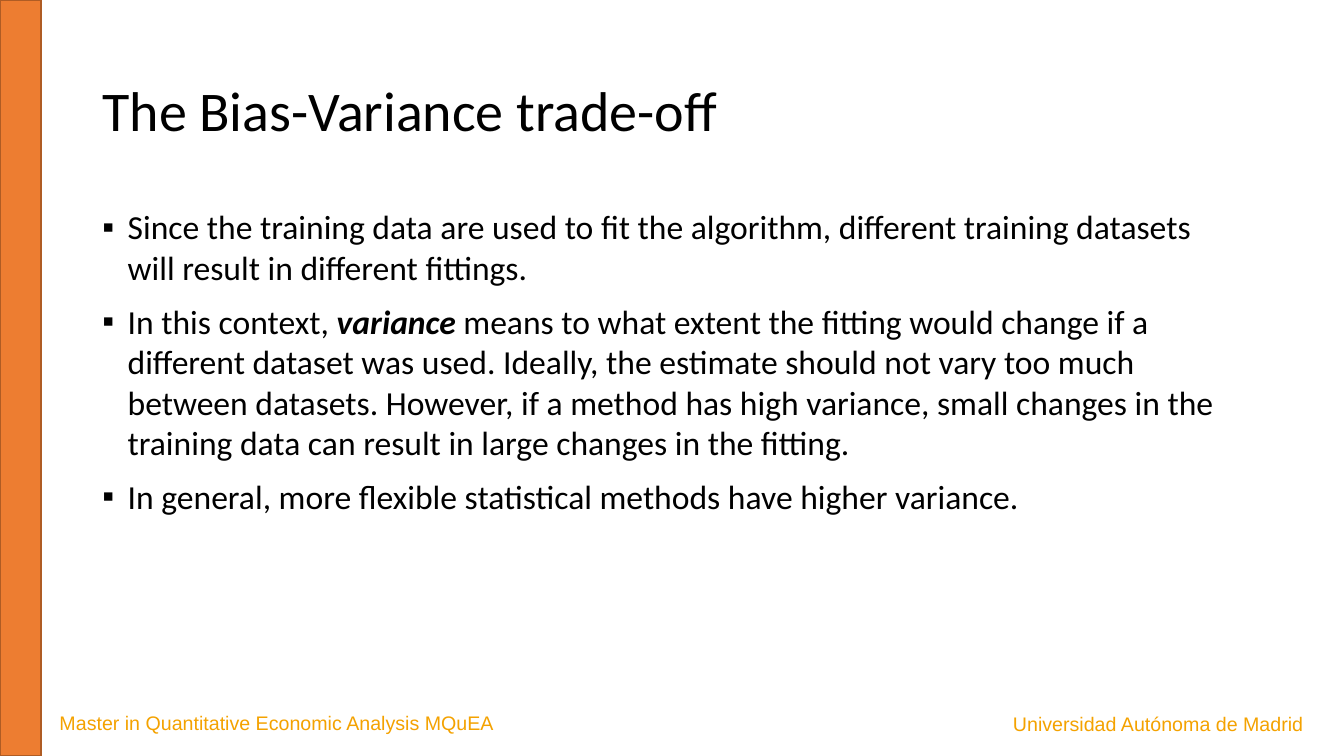
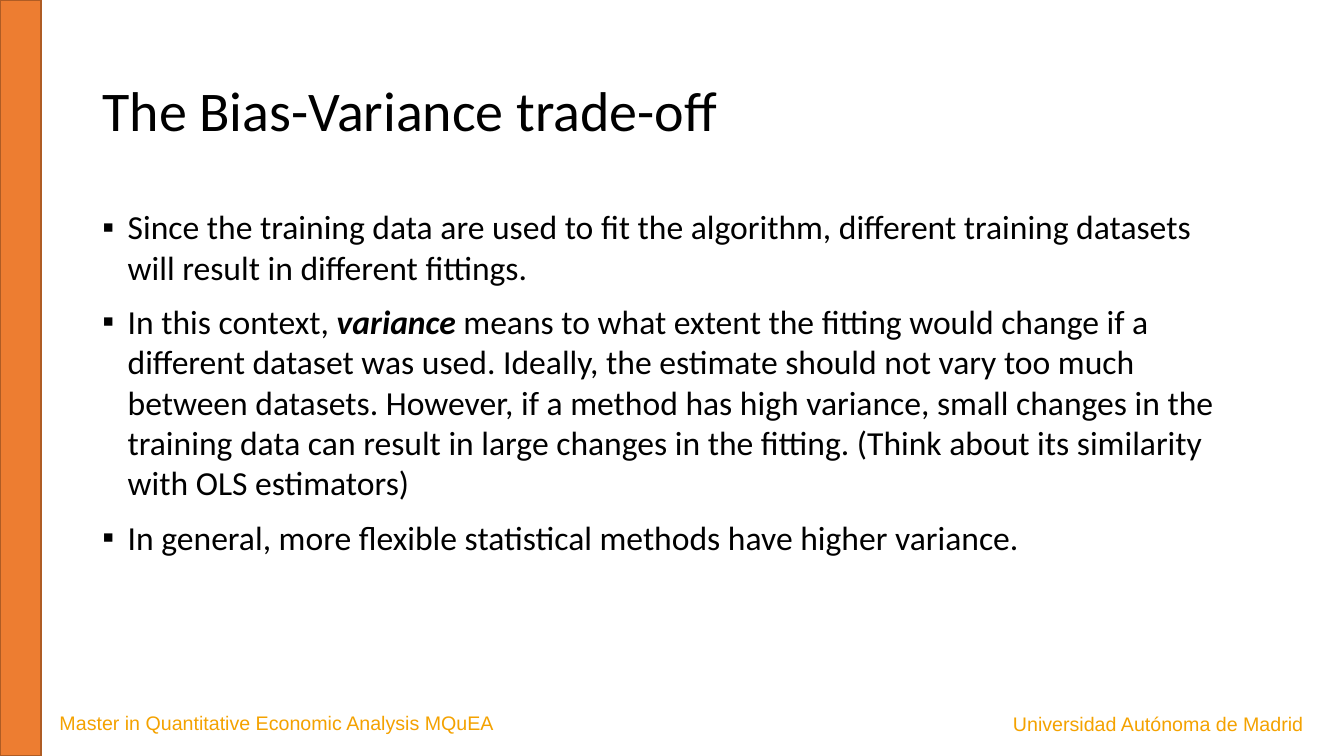
Before and after one commit to JavierBas/IMLEF-MQuEA, a slide deck: slide 15 of Course content/Slides/Topic 1 What is ML.pptx (slide 14 before the commit). Drawn at 1344x756 pixels with LibreOffice and Linux fonts; fonts in the diff are those of the drawing. Boxes give left, top, right and bottom in pixels: in the first picture for what was removed or moved away, otherwise in the second. Text is boxed around its words. In the diff, an @@ line names an element or a change of style, - is before the commit and + after.

```diff
--- a/Course content/Slides/Topic 1 What is ML.pptx
+++ b/Course content/Slides/Topic 1 What is ML.pptx
@@ text at (128,310,1214,500): text changed @@
-▪ In this context, variance means to what extent the fitting would change if a different dataset was used. Ideally, the estimate should not vary too much between datasets. However, if a method has high variance, small changes in the training data can result in large changes in the fitting.
+▪ In this context, variance means to what extent the fitting would change if a different dataset was used. Ideally, the estimate should not vary too much between datasets. However, if a method has high variance, small changes in the training data can result in large changes in the fitting. (Think about its similarity with OLS estimators)
```
Also in this commit, not shown: 11 other slides changed, 2 slides added, 9 other files.
